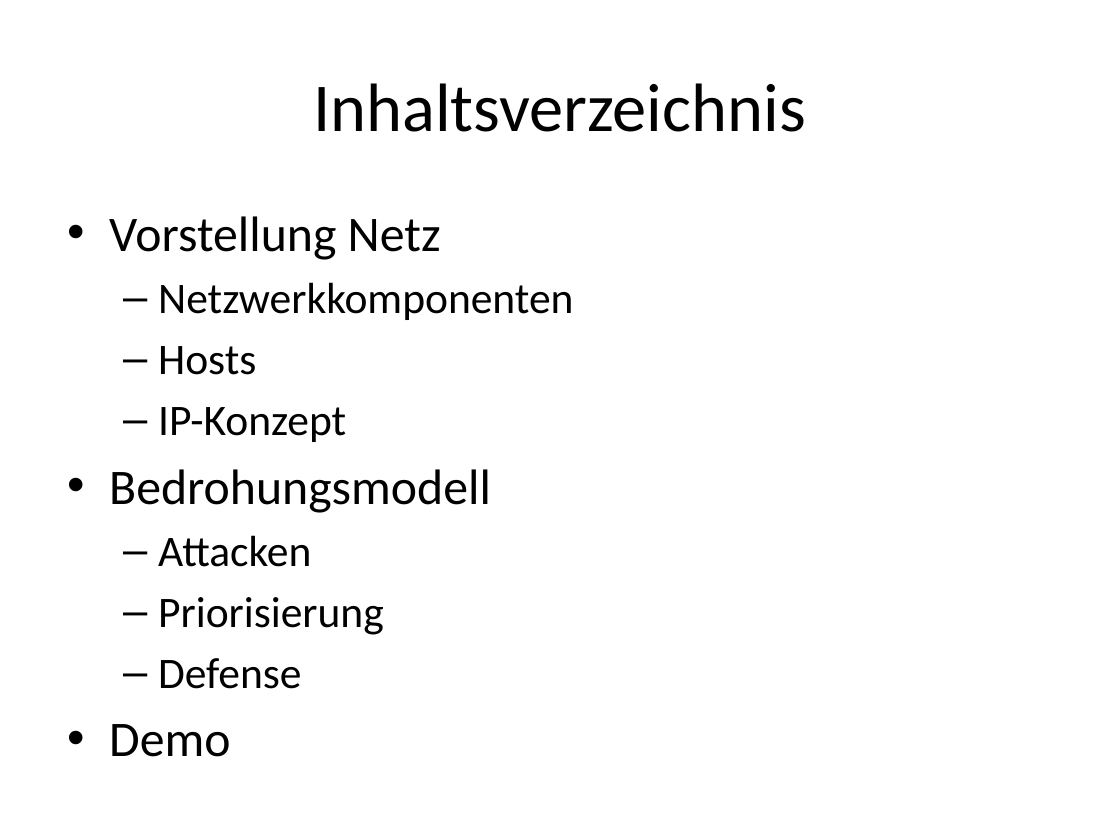
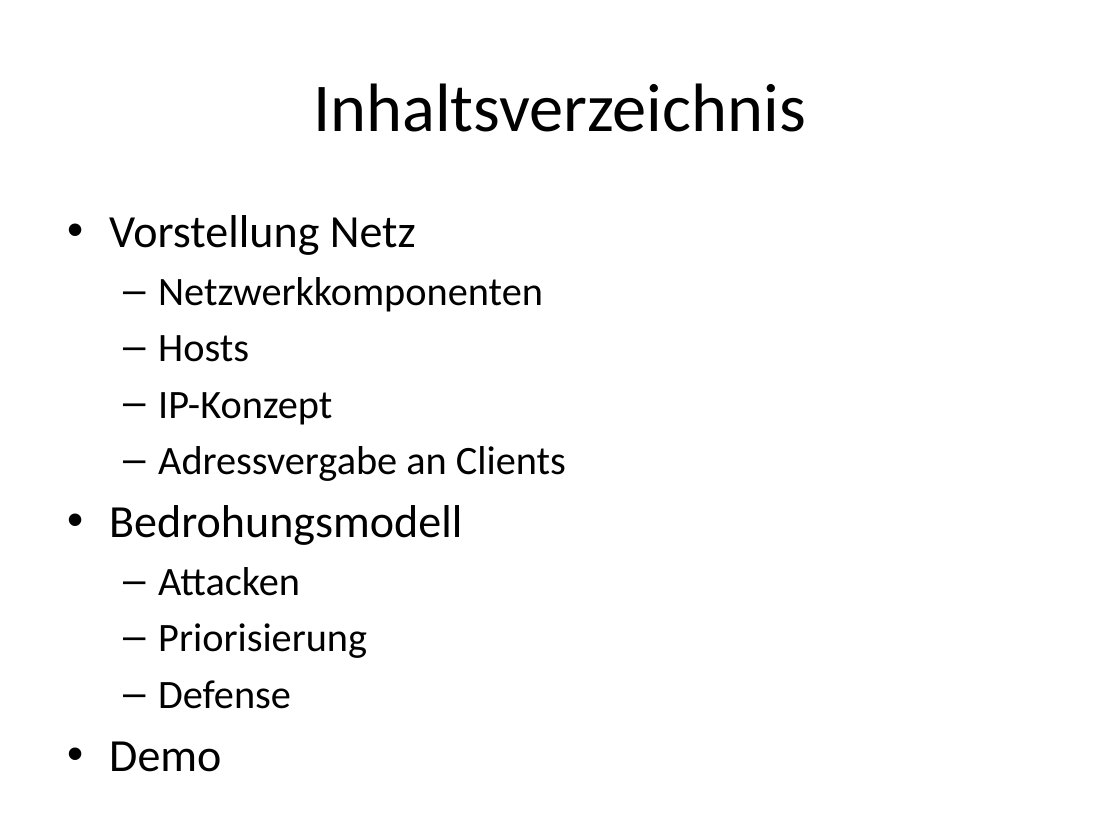
Before and after one commit to iSOcH/wosm, a slide deck: slide 2 of Phase1/Demo1.pptx. Drawn at 1120x840 pixels with LibreOffice and Linux fonts; fonts in the diff are those of the drawing. Boxes give left, top, right and bottom in pixels: in the first picture for what was removed or moved away, otherwise in the second. Text is boxed around its words. In the diff, an @@ line names an element or a change of style, - is before the commit and + after.

```diff
--- a/Phase1/Demo1.pptx
+++ b/Phase1/Demo1.pptx
@@ text at box(109, 215, 543, 709): size 32 to 29.6 pt in "Vorstellung Netz", "Bedrohungsmodell", "Demo"; size 28 to 25.9 pt in "Netzwerkkomponenten", "Hosts", "IP-Konzept", "Attacken" and 2 more places @@
@@ text at box(158, 446, 566, 481): paragraph added @@
+  – Adressvergabe an Clients
```
Also in this commit, not shown: 1 slide added.
